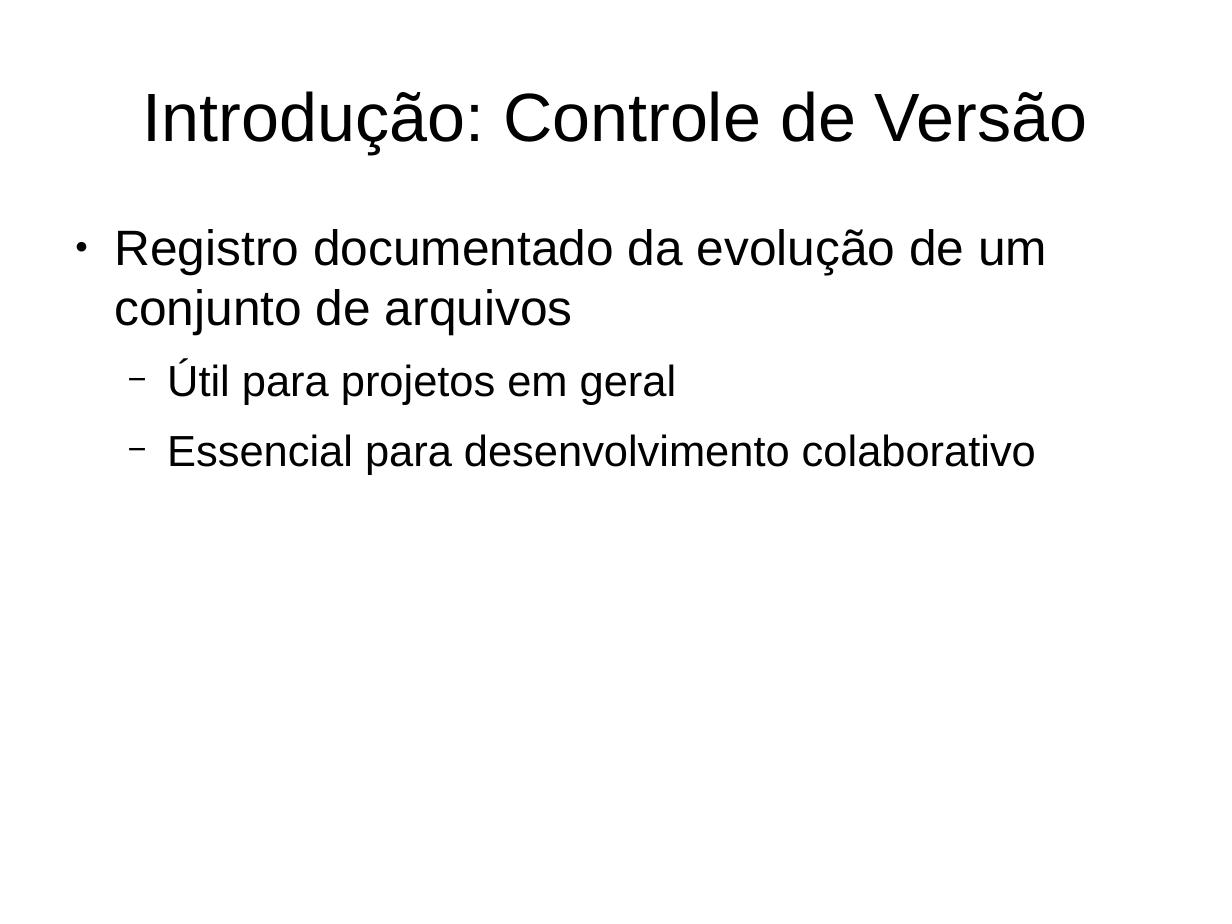
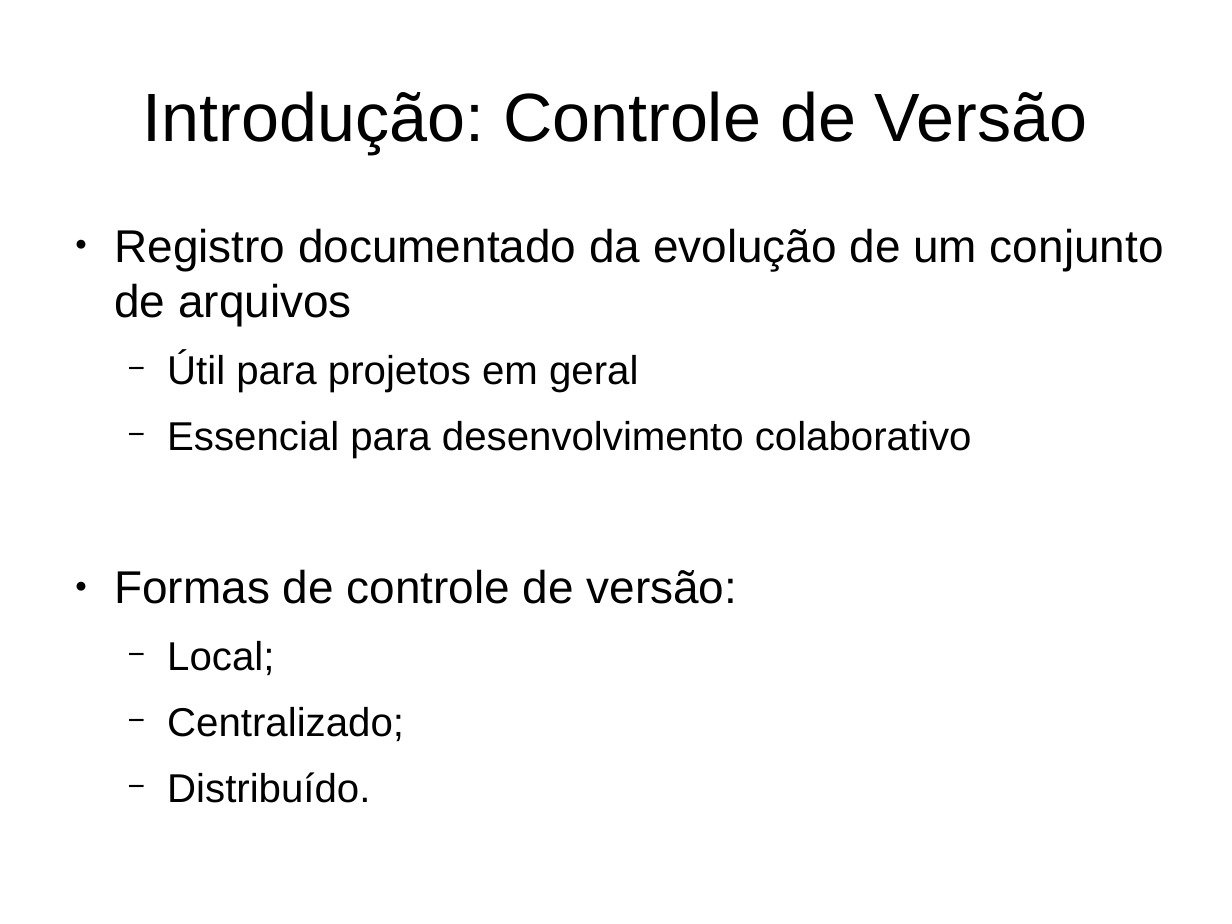
Before and after one commit to LucasElArruda/treinamento_git, a slide deck: slide 4 of capacita_git.odp. Drawn at 1232x924 pixels with LibreOffice and Linux fonts; fonts in the diff are those of the drawing. Boxes give left, top, right and bottom in pixels: in the first picture for what was removed or moved away, otherwise in the second. Text is boxed around its words. In the diff, an @@ line names an element or a change of style, - is before the commit and + after.

```diff
--- a/capacita_git.odp
+++ b/capacita_git.odp
@@ text at (x1=114, y1=228, x2=1164, y2=458): size 32 to 29.6 pt in "Registro documentado da evolução de um conjunto ..."; size 28 to 25.9 pt in "Útil para projetos em geral", "Essencial para desenvolvimento colaborativo" @@
@@ text at (x1=114, y1=569, x2=738, y2=741): paragraphs added @@
+● Formas de controle de versão:
+  − Local;
+  − Centralizado;
+  − Distribuído.
```
Also in this commit, not shown: 1 other slide changed, 6 slides added.
